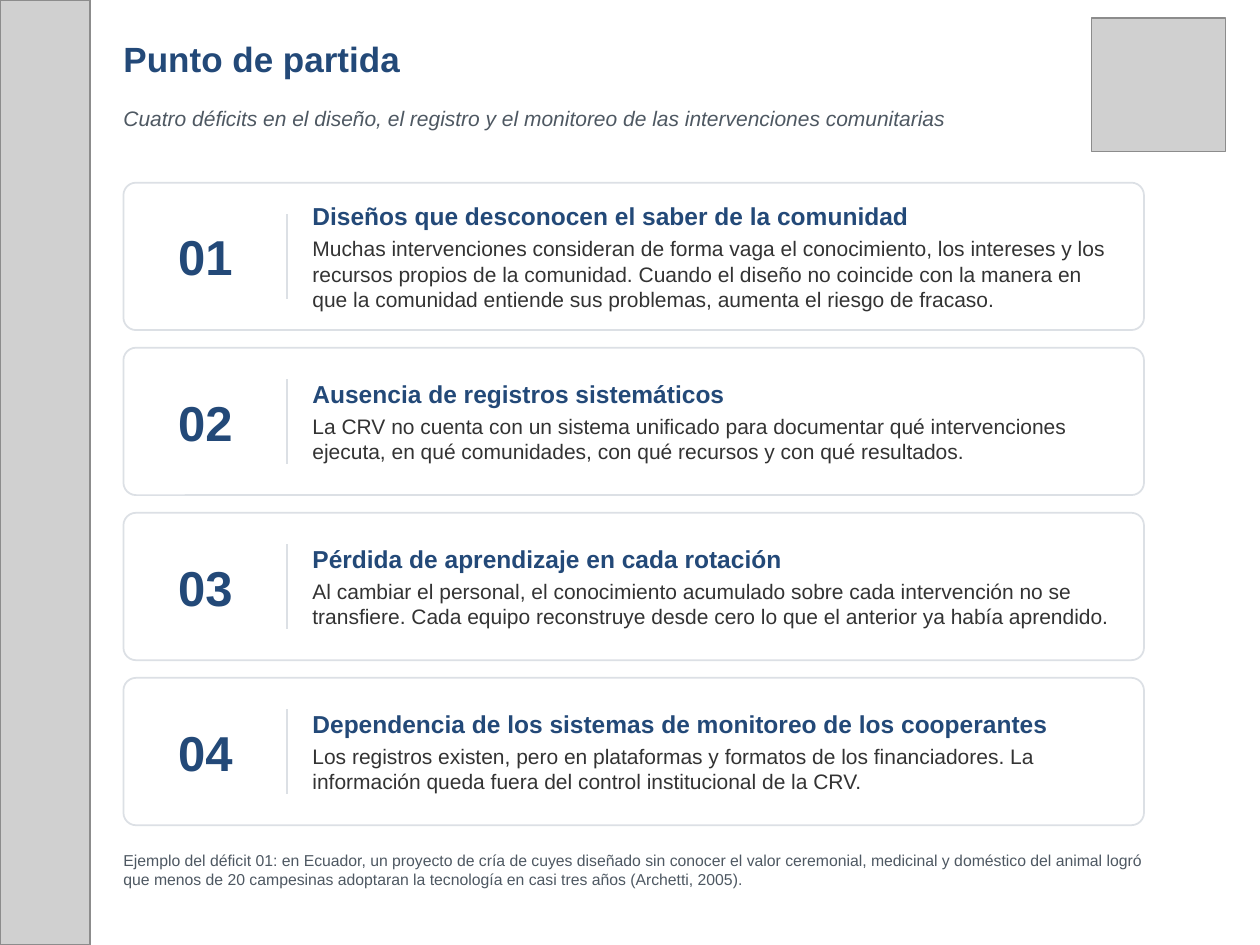
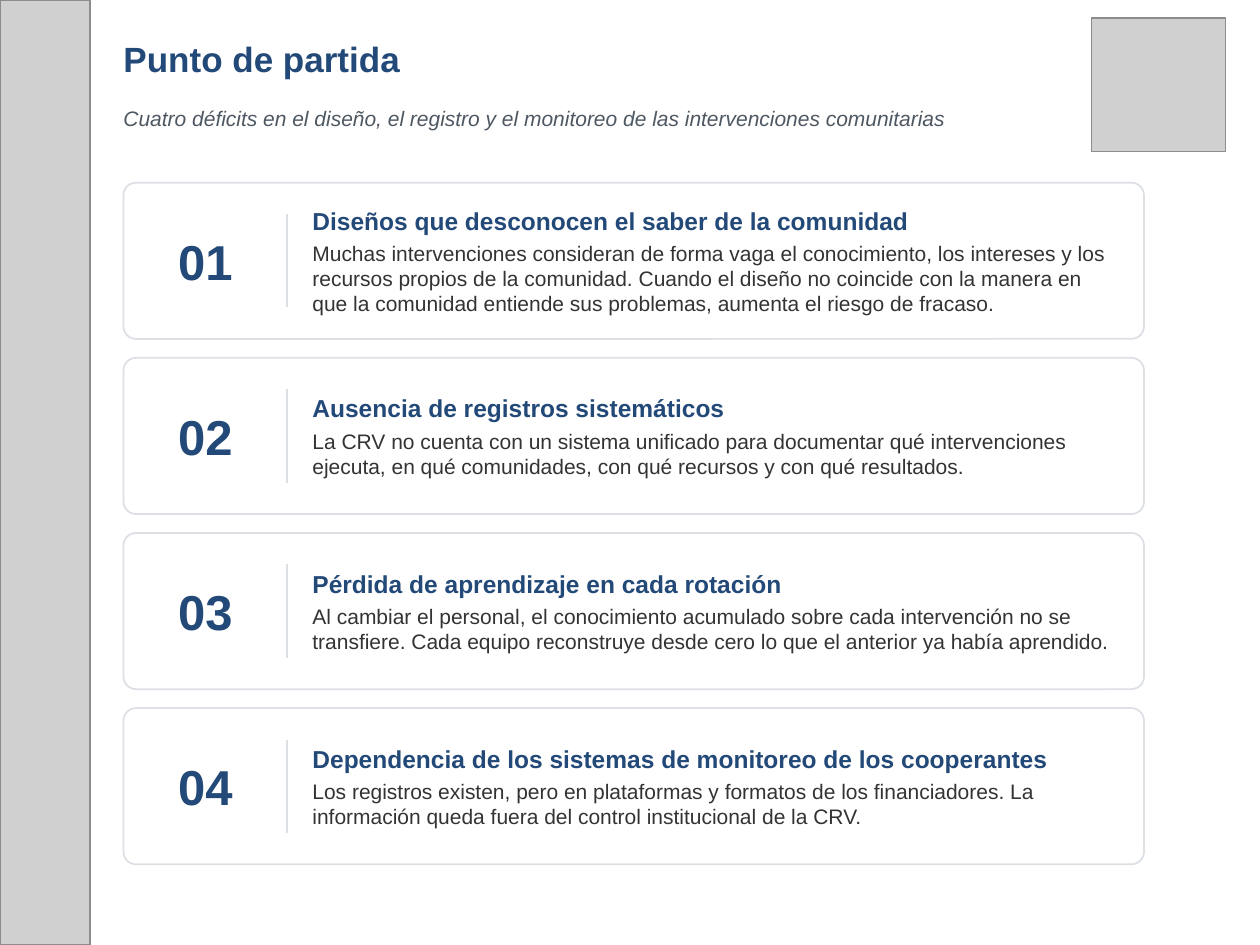
Before and after one commit to fmblancop/Hoja-de-Ruta-CRV, a slide deck: slide 5 of Hoja_de_Ruta_CRV_presentacion.pptx (slide 3 before the commit). Drawn at 1260x945 pixels with LibreOffice and Linux fonts; fonts in the diff are those of the drawing; grey boxes stand for pictures. Boxes give left, top, right and bottom in pixels: in the first picture for what was removed or moved away, otherwise in the second. Text is boxed around its words. In the diff, an @@ line names an element or a change of style, - is before the commit and + after.

```diff
--- a/Hoja_de_Ruta_CRV_presentacion.pptx
+++ b/Hoja_de_Ruta_CRV_presentacion.pptx
@@ text "01": place and size @@
-text "01" at box(178, 240, 232, 276)
+text "01" at box(178, 245, 232, 281)
@@ rounded rectangle: place and size @@
-rounded rectangle at box(123, 183, 1144, 330)
+rounded rectangle at box(123, 183, 1144, 339)
@@ text "Diseños que desconocen el saber ...": place and size @@
-text "Diseños que desconocen el saber ..." at box(312, 207, 1105, 311)
+text "Diseños que desconocen el saber ..." at box(312, 212, 1105, 316)
@@ line moved from (287, 214) - (287, 299) to (287, 214) - (287, 307) @@
@@ text "02": place and size @@
-text "02" at box(178, 406, 232, 442)
+text "02" at box(178, 420, 232, 456)
@@ rounded rectangle: place and size @@
-rounded rectangle at box(123, 348, 1144, 495)
+rounded rectangle at box(123, 358, 1144, 514)
@@ text "Ausencia de registros sistemáticos": place and size @@
-text "Ausencia de registros sistemáticos" at box(312, 385, 1066, 464)
+text "Ausencia de registros sistemáticos" at box(312, 399, 1066, 478)
@@ line moved from (287, 379) - (287, 464) to (287, 389) - (287, 483) @@
@@ text "03": place and size @@
-text "03" at box(178, 571, 232, 607)
+text "03" at box(178, 595, 232, 631)
@@ rounded rectangle: place and size @@
-rounded rectangle at box(123, 513, 1144, 660)
+rounded rectangle at box(123, 533, 1144, 689)
@@ text "Pérdida de aprendizaje en cada ...": place and size @@
-text "Pérdida de aprendizaje en cada ..." at box(312, 550, 1108, 629)
+text "Pérdida de aprendizaje en cada ..." at box(312, 575, 1108, 653)
@@ line moved from (287, 544) - (287, 629) to (287, 564) - (287, 658) @@
@@ text "04": place and size @@
-text "04" at box(178, 736, 232, 772)
+text "04" at box(178, 770, 232, 806)
@@ proportions changed in 4 elements at box(123, 183, 1144, 339), box(123, 358, 1144, 514), box(123, 533, 1144, 689), box(123, 708, 1144, 864) @@
@@ rounded rectangle: place and size @@
-rounded rectangle at box(123, 678, 1144, 825)
+rounded rectangle at box(123, 708, 1144, 864)
@@ text "Dependencia de los sistemas de ...": place and size @@
-text "Dependencia de los sistemas de ..." at box(312, 715, 1047, 794)
+text "Dependencia de los sistemas de ..." at box(312, 750, 1047, 829)
@@ line moved from (287, 709) - (287, 794) to (287, 740) - (287, 833) @@
@@ text removed at box(123, 854, 1142, 889) @@
-Ejemplo del déficit 01: en Ecuador, un proyecto de cría de cuyes diseñado sin conocer el valor ceremonial, medicinal y doméstico del animal logró que menos de 20 campesinas adoptaran la tecnología en casi tres años (Archetti, 2005).
```
Also in this commit, not shown: 4 other slides changed, 3 slides added, 1 slide removed.
